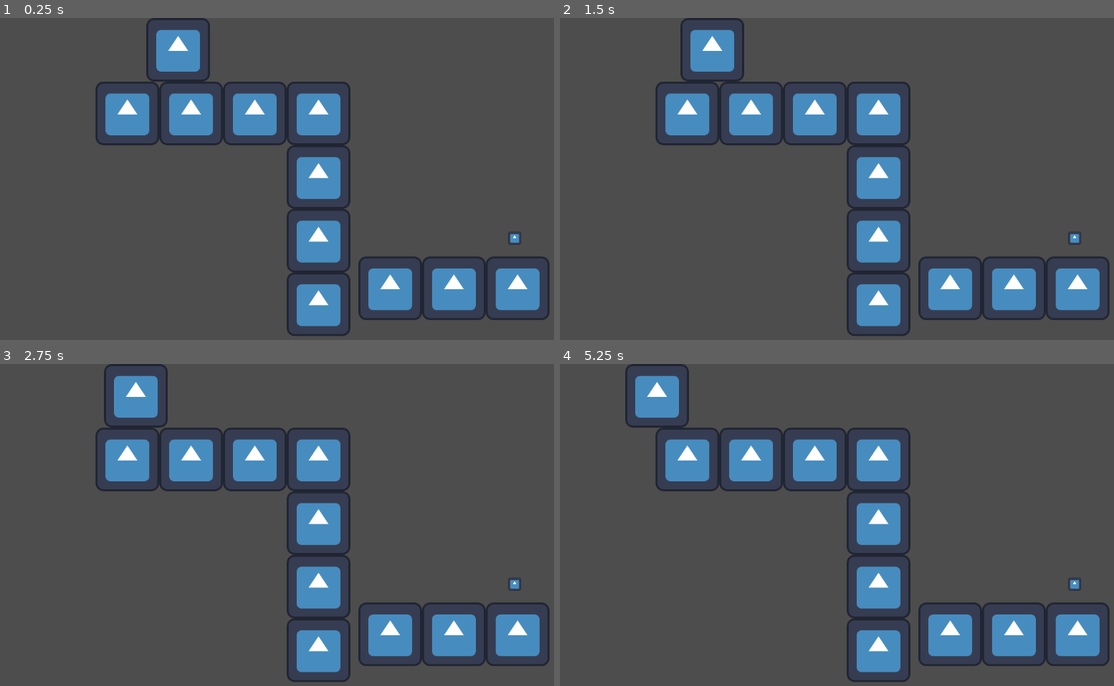
Above: before the commit, frames 1-4 (two rows, left to right).
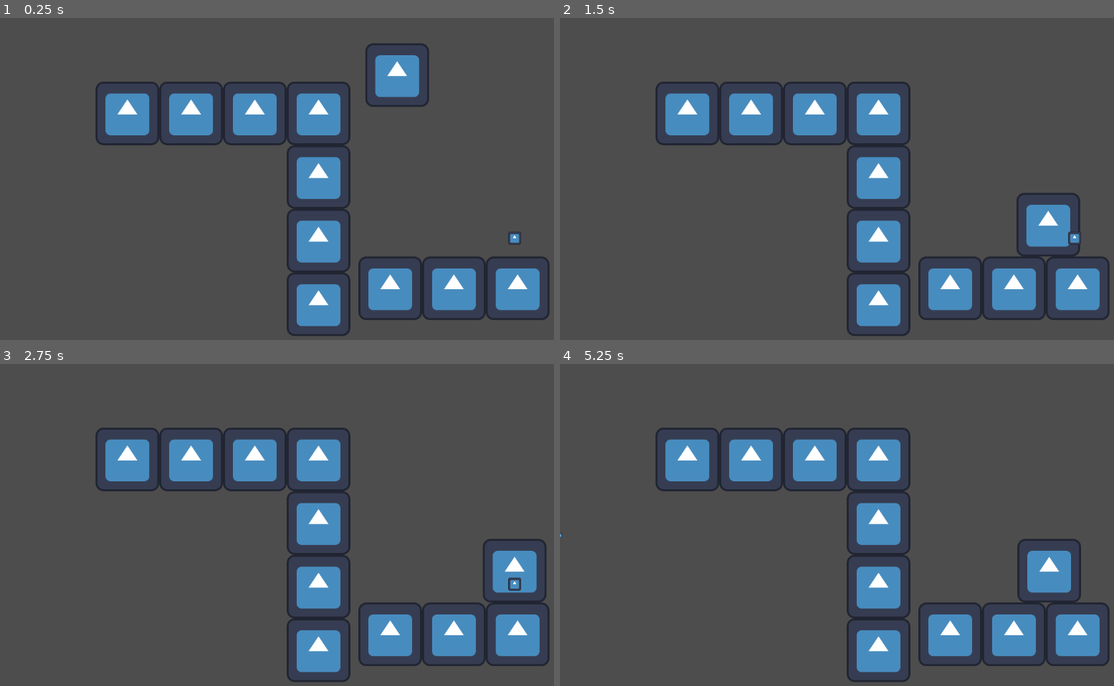
Above: after the commit, the same moments.

Repository: MichaelRRyan/ggj2024
Game: Godot game, scene res://test_level.tscn
Two runs of this game, one before a commit and one after it. Both use one fixed random seed, a clock stepped at 60 frames per second and the inputs below. This scene is started directly instead of the project's main scene. The engine's default icon, where the game draws it, is replaced by a stand-in: a white triangle on a blue panel in a dark square.
Inputs (mouse positions are in pixels of both pictures, inside the frame that each line leads up to):
- Up to frame 1 (0.25 s): no input
- Up to frame 2 (1.5 s): move the mouse to (975, 162) at 0.52 s; press the mouse at (975, 162) at 0.53 s; move the mouse to (731, 195) at 1.27 s; release the mouse at (731, 195) at 1.28 s; click (731, 195) at 1.35 s
- Up to frame 3 (2.75 s): move the mouse to (343, 454) at 2.02 s; press the mouse at (343, 454) at 2.03 s
- Up to frame 4 (5.25 s): tap Enter at 2.75 s; move the mouse to (820, 589) at 2.77 s; release the mouse at (820, 589) at 2.78 s; click (820, 589) at 2.85 s; move the mouse to (1019, 573) at 3.52 s; press the mouse at (1019, 573) at 3.53 s; move the mouse to (676, 476) at 4.27 s; release the mouse at (676, 476) at 4.28 s; click (676, 476) at 4.35 s; move the mouse to (875, 525) at 5.02 s; press the mouse at (875, 525) at 5.03 s

The runs differ from the first frame. In frame 1, 2.7% of the frame differs, in the area x 26-78%, y 0-28%; in frame 2, 2.6%; in frame 3, 2.6%; in frame 4, 2.7%, in the area x 0-95%, y 0-74%.

Commit message:
Partially fixed tree search

Diff:
--- a/Characters/basic-minion.gd
+++ b/Characters/basic-minion.gd
@@ -10,9 +10,7 @@
 var target
 var is_interacting : bool = false
 var has_task : bool = false
-var has_axe : bool = false
-var is_moving : bool = true
-var has_target : bool = false
+var has_target : bool
 var target_x : float = 0.0
 var target_x_diff : float = 0.0
 var direction : int = 0
@@ -38,14 +36,17 @@
 	else:
 		velocity.x *= _air_friction
 
+	print(has_target)
+
 	if has_target:
 		target_x_diff = get_global_position().x - target_x
+		print(target_x_diff)
 		if target_x_diff < 0.0:
 			direction = 1
 		else:
 			direction = -1
-	else:
-		direction = 0
+	#else:
+		#direction = 0
 
 	if has_task && not has_target && not is_interacting:
 		if random_number >= 0.0:
@@ -64,7 +65,7 @@
 			target = body
 			has_target = true
 			has_task = true
-			target_x = body.get_global_position().x
+			target_x = target.get_global_position().x
 			print(target_x)
 
 
@@ -77,7 +78,6 @@
 
 func _on_interact_range_body_entered(_body):
 	if has_target:
-		has_target = false
 		is_interacting = true
 		has_task = true
 		direction = 0
@@ -90,4 +90,5 @@
 	harvest_timer.stop()
 	is_interacting = false
 	has_task = false
+	has_target = false
 	pass # Replace with function body.
--- a/Characters/tree.gd
+++ b/Characters/tree.gd
@@ -1,4 +1,13 @@
 extends StaticBody2D
+
+@export var resource_type : PackedScene
+
+@onready var level_parent = get_parent()
 
 func chop():
 	print("chopped")
+	spawn_resource()
+
+func spawn_resource():
+	var resource_instance : Entity = resource_type.instantiate() as Entity
+	level_parent.add_child(resource_instance)
--- a/Characters/tree.tscn
+++ b/Characters/tree.tscn
@@ -1,17 +1,19 @@
-[gd_scene load_steps=4 format=3 uid="uid://c0ierwhaepa5j"]
+[gd_scene load_steps=5 format=3 uid="uid://c0ierwhaepa5j"]
 
 [ext_resource type="Texture2D" uid="uid://da4qjah5rn2oc" path="res://icon.svg" id="1_4ffar"]
 [ext_resource type="Script" path="res://Characters/tree.gd" id="1_418fj"]
+[ext_resource type="PackedScene" uid="uid://d0evc57fmifxm" path="res://features/entity/resources/resource.tscn" id="2_fhel1"]
 
 [sub_resource type="RectangleShape2D" id="RectangleShape2D_jx5g1"]
 
 [node name="tree" type="StaticBody2D" groups=["tree"]]
 collision_layer = 2
 script = ExtResource("1_418fj")
+resource_type = ExtResource("2_fhel1")
 
-[node name="CollisionShape2D" type="CollisionShape2D" parent="."]
+[node name="CollisionShape2D" type="CollisionShape2D" parent="." groups=["tree"]]
 shape = SubResource("RectangleShape2D_jx5g1")
 
-[node name="Sprite2D" type="Sprite2D" parent="."]
+[node name="Sprite2D" type="Sprite2D" parent="." groups=["tree"]]
 scale = Vector2(0.2, 0.2)
 texture = ExtResource("1_4ffar")
--- a/features/entity/minion.tscn
+++ b/features/entity/minion.tscn
@@ -39,6 +39,7 @@
 shape = SubResource("RectangleShape2D_mo8om")
 
 [node name="InteractRange" type="Area2D" parent="." index="5"]
+collision_mask = 2
 
 [node name="CollisionShape2D" type="CollisionShape2D" parent="InteractRange" index="0"]
 shape = SubResource("RectangleShape2D_2luo6")
--- a/gameplay/gameplay.tscn
+++ b/gameplay/gameplay.tscn
@@ -6,6 +6,7 @@
 [ext_resource type="PackedScene" uid="uid://b1fcgkgk1wywa" path="res://features/entity/tools/tool.tscn" id="5_ay17o"]
 [ext_resource type="PackedScene" uid="uid://b7u5ttuukuhdx" path="res://features/entity/minion.tscn" id="6_jtv3i"]
 [ext_resource type="PackedScene" uid="uid://d0evc57fmifxm" path="res://features/entity/resources/resource.tscn" id="6_xoc8x"]
+[ext_resource type="PackedScene" uid="uid://c0ierwhaepa5j" path="res://Characters/tree.tscn" id="7_0y3i6"]
 
 [node name="Gameplay" type="Node2D"]
 
@@ -37,3 +38,6 @@
 
 [node name="Resource" parent="." instance=ExtResource("6_xoc8x")]
 position = Vector2(77, -47)
+
+[node name="tree" parent="." instance=ExtResource("7_0y3i6")]
+position = Vector2(215, -14)
--- a/test_level.tscn
+++ b/test_level.tscn
@@ -232,7 +232,7 @@
 layer_0/tile_data = PackedInt32Array(1966125, 0, 0, 1966126, 65536, 0, 1966127, 131072, 0, 1966128, 196608, 0, 1966129, …(11981 unchanged characters)…
 
 [node name="Minion" parent="." instance=ExtResource("2_aihl1")]
-position = Vector2(358, 54)
+position = Vector2(789, 98)
 speed = 200.0
 jump_velocity = -200.0
 
Not shown: 1 places in gameplay/gameplay.tscn that only renumber resources
Not shown: 1 places in test_level.tscn that only renumber resources
